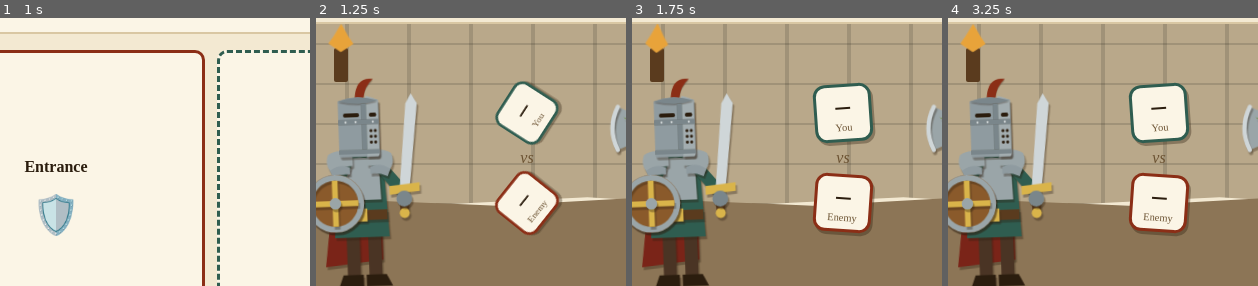
Above: before the commit, frames 1-4 (left to right).
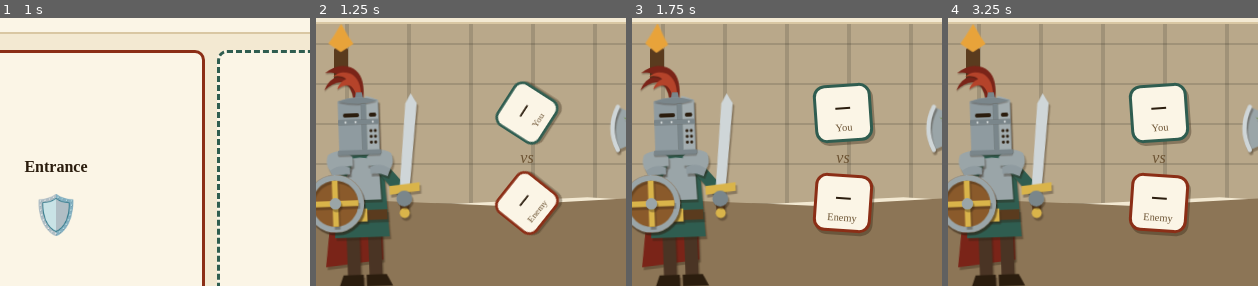
Above: after the commit, the same moments.

Repository: Wut-Lab/Dungeon-10
Game: browser game, page index.html
Same seed, same stepped clock (60 frames per second), same inputs: the game is played once before the commit and once after it.
Inputs:
- Up to frame 1 (1 s): click "Tap to begin your quest" at 0.27 s
- Up to frame 2 (1.25 s): hold Right from 1.03 s (still down)
- Up to frame 3 (1.75 s): release Right at 1.53 s; hold Right from 1.58 s (still down)
- Up to frame 4 (3.25 s): release Right at 2.25 s; hold Right 2.3-2.8 s; hold Right from 2.85 s (still down)
The pictures show only the part of the screen within x 16-66%, y 23-73%; the shares and areas given below are measured in that part.

Frame 1 is identical in both runs. In frame 2, 1.2% of the frame differs, in the area x 2-22%, y 17-53%; in frame 3, 1.2%; in frame 4, 1.2%.

Commit message:
Knight: flared helm rim and a grander two-layer plume
The helm now ends flat on a slightly wider rim instead of rounded
corners poking below it. The plume sweeps back in two paper layers
(dark red behind, brighter red in front) from a small steel holder.

Co-Authored-By: Claude Opus 5.5 <noreply@anthropic.com>
Claude-Session: https://claude.ai/code/session_013BExePevm9JAB9t41chAoh

Diff:
--- a/art.js
+++ b/art.js
@@ -22,9 +22,11 @@
   <path d="M51 73 Q44 70 37 75 L39 80 Q45 77 51 78 Z" fill="#8f9ba0"/>
   <path d="M63 66 Q70 58 80 64 Q83 72 77 77 Q70 72 63 72 Z" fill="#9aa5a8"/>
   <path d="M65 73 Q72 70 79 75 L77 80 Q71 77 65 78 Z" fill="#8f9ba0"/>
-  <path class="m" d="M56 25 Q57 10 69 12 Q63 17 62 25 Z" fill="#8b2e16"/>
-  <path d="M44 27 Q58 22 72 27 V64 Q72 66 70 66 H46 Q44 66 44 64 Z" fill="#8f9ba0"/>
-  <path d="M63.5 23.6 Q68.5 24.6 72 27 V64 Q72 66 70 66 H63.5 Z" fill="#a3adb0"/>
+  <path class="m" d="M62 25 Q64 8 54 3.5 Q45 0 36 7 Q42 5.5 46 9 Q38 11 35 19 Q43 12 49 14 Q54 17 55 25 Z" fill="#7a2418"/>
+  <path class="m" d="M60.5 25 Q61 12 54 8 Q47 5 41.5 9.5 Q47.5 8.5 50.5 11.5 Q45.5 13.5 44 18.5 Q49.5 14.5 53.5 16.5 Q57 19.5 57 25 Z" fill="#b5432a"/>
+  <path class="d" d="M56 26 L62 26 L61 21 L57 21 Z" fill="#7a868b"/>
+  <path d="M44 27 Q58 22 72 27 V62 H44 Z" fill="#8f9ba0"/>
+  <path d="M63.5 23.6 Q68.5 24.6 72 27 V62 H63.5 Z" fill="#a3adb0"/>
   <path class="m" d="M44 27 Q58 22 72 27 Q58 31 44 27 Z" fill="#7a868b"/>
   <rect class="d" x="60" y="29" width="3.5" height="32" fill="#7a868b"/>
   <rect class="d" x="44" y="40" width="28" height="3.5" fill="#7a868b"/>
@@ -34,7 +36,7 @@
   <circle class="d" cx="66.5" cy="48" r="1" fill="#2b1d0e"/><circle class="d" cx="69.5" cy="48" r="1" fill="#2b1d0e"/>
   <circle class="d" cx="66.5" cy="52" r="1" fill="#2b1d0e"/><circle class="d" cx="69.5" cy="52" r="1" fill="#2b1d0e"/>
   <circle class="d" cx="66.5" cy="56" r="1" fill="#2b1d0e"/><circle class="d" cx="69.5" cy="56" r="1" fill="#2b1d0e"/>
-  <rect class="d" x="44" y="61" width="28" height="3" fill="#7a868b"/>
+  <rect class="m" x="43" y="61" width="30" height="3.5" rx="1" fill="#7a868b"/>
   <circle cx="40" cy="98" r="20" fill="#8a5a2b"/>
   <circle cx="40" cy="98" r="18" fill="none" stroke="#9aa5a8" stroke-width="4"/>
   <path d="M40 82 V114 M24 98 H56" stroke="#d9b44a" stroke-width="4"/>
